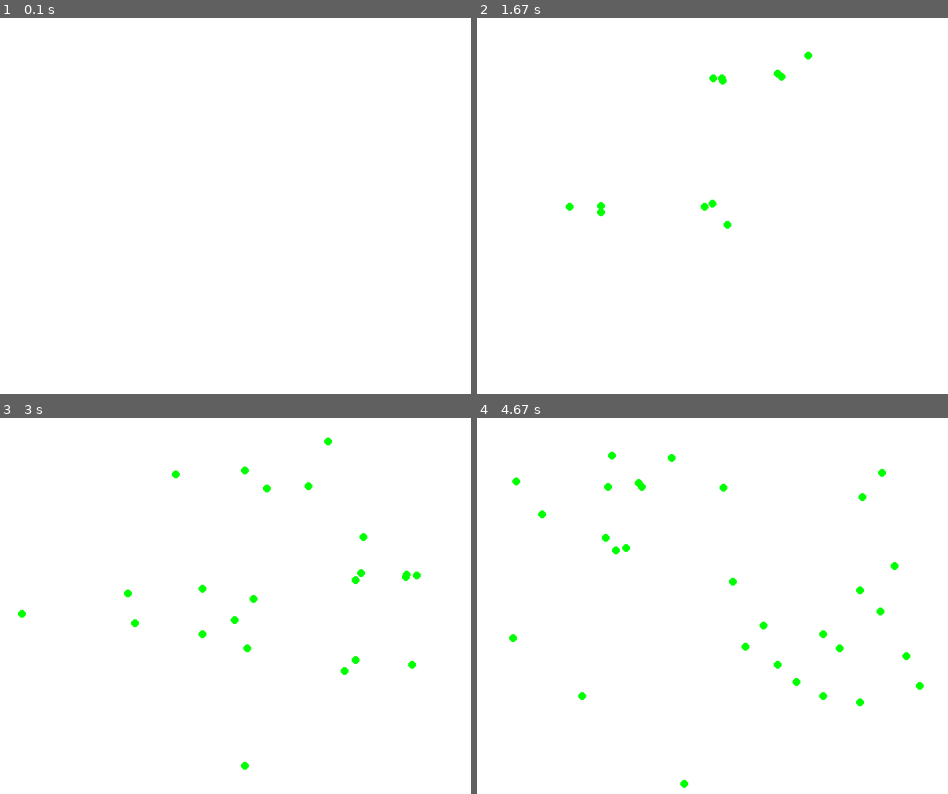
Above: before the commit, frames 1-4 (two rows, left to right).
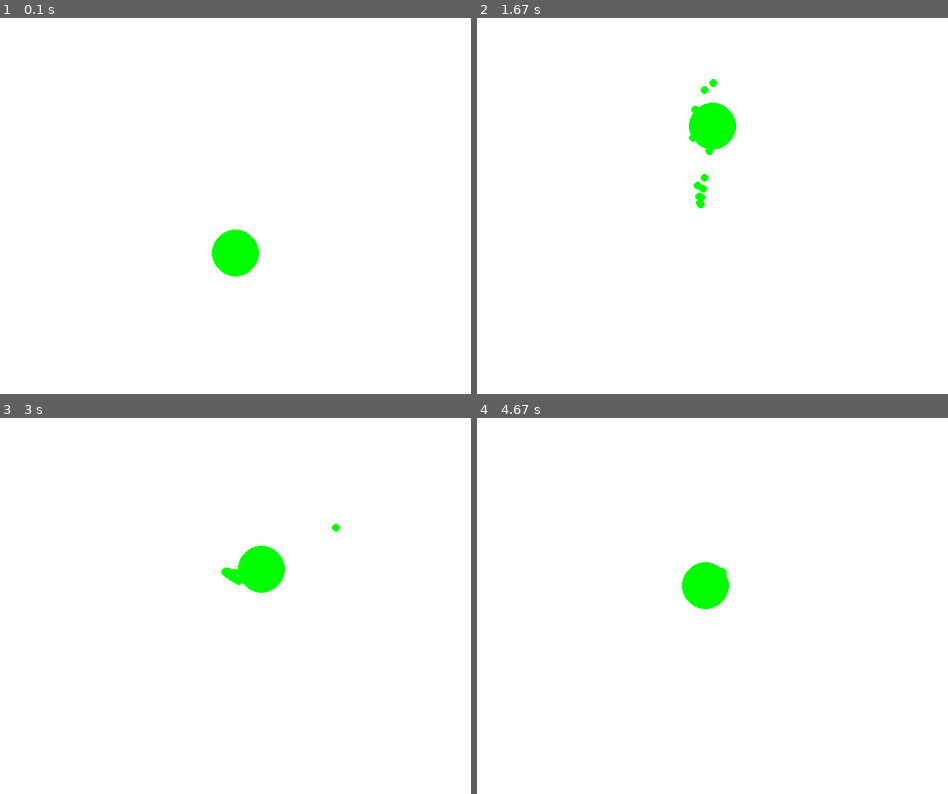
Above: after the commit, the same moments.

Repository: saubun/python-repo
Game: pygame game, started from src/gravity.py
Same seed, same stepped clock (60 frames per second), same inputs: the game is played once before the commit and once after it.
Inputs (mouse positions are in pixels of both pictures, inside the frame that each line leads up to):
- Up to frame 1 (0.1 s): no input
- Up to frame 2 (1.67 s): click (712, 206) at 0.38 s; click (599, 209) at 0.72 s; click (783, 74) at 1.05 s; click (721, 78) at 1.38 s
- Up to frame 3 (3 s): click (240, 647) at 1.72 s; click (357, 666) at 2.05 s; click (357, 572) at 2.38 s; click (405, 575) at 2.72 s
- Up to frame 4 (4.67 s): click (877, 681) at 3.05 s; click (731, 590) at 3.38 s; click (608, 538) at 3.72 s; click (839, 647) at 4.05 s; click (637, 485) at 4.38 s

The runs differ from the first frame. In frame 1, 1.0% of the frame differs, in the area x 45-55%, y 56-69%; in frame 2, 1.5%; in frame 3, 1.7%; in frame 4, 1.8%, in the area x 6-95%, y 8-99%.

Commit message:
what did i do

Diff:
--- a/src/gravity.py
+++ b/src/gravity.py
@@ -36,9 +36,12 @@
         '''Apply the given force to the Circle'''
         self.pos += force
 
-    def collisionCheckOtherCircle(self, circle) -> bool:
+    def collisionCheckOtherCircle(self, circle, distance) -> bool:
         '''Does circle collision checking between given circle and self'''
-        ...
+        if distance < self.radius + circle.radius:
+            return True
+        else:
+            return False
 
     def checkInsideScreen(self) -> bool:
         '''Checks if the Circle is inside the visual screen space'''
@@ -58,6 +61,8 @@
     '''Main function containing the game loop'''
 
     balls = []
+
+    balls.append(Circle((300, 300), 30))
 
     running = True
     while running:
@@ -91,26 +96,27 @@
             # For every other ball
             for otherBall in balls:
 
-                # Calculate gravity
+                # Calculate forces
                 oldVelocity = ball.velocity
 
                 try:
                     displacement = ball.pos - otherBall.pos
                     direction = displacement.normalize()
-                    ball.velocity = direction * 1.0
-                    # distance = displacement.magnitude()
+                    ball.velocity = direction * 10.0
+                    distance = displacement.magnitude()
 
                     acceleration = (ball.velocity - oldVelocity) / FPS
                     force = ball.radius * acceleration
+                    otherBall.applyForce(force)
 
                     # Check distance
-                    if ball.collisionCheckOtherCircle(otherBall):
+                    if ball.collisionCheckOtherCircle(otherBall, distance):
+                        otherBall.applyForce(-force)
                         ...
+                        # otherBall.applyForce(force)
 
-                    # Apply gravity
-                    else:
-                        otherBall.applyForce(-force)
-                        ball.applyForce(force)
+                    # Apply forces
+                    # otherBall.applyForce(-force)
 
                 except ValueError:
                     pass
